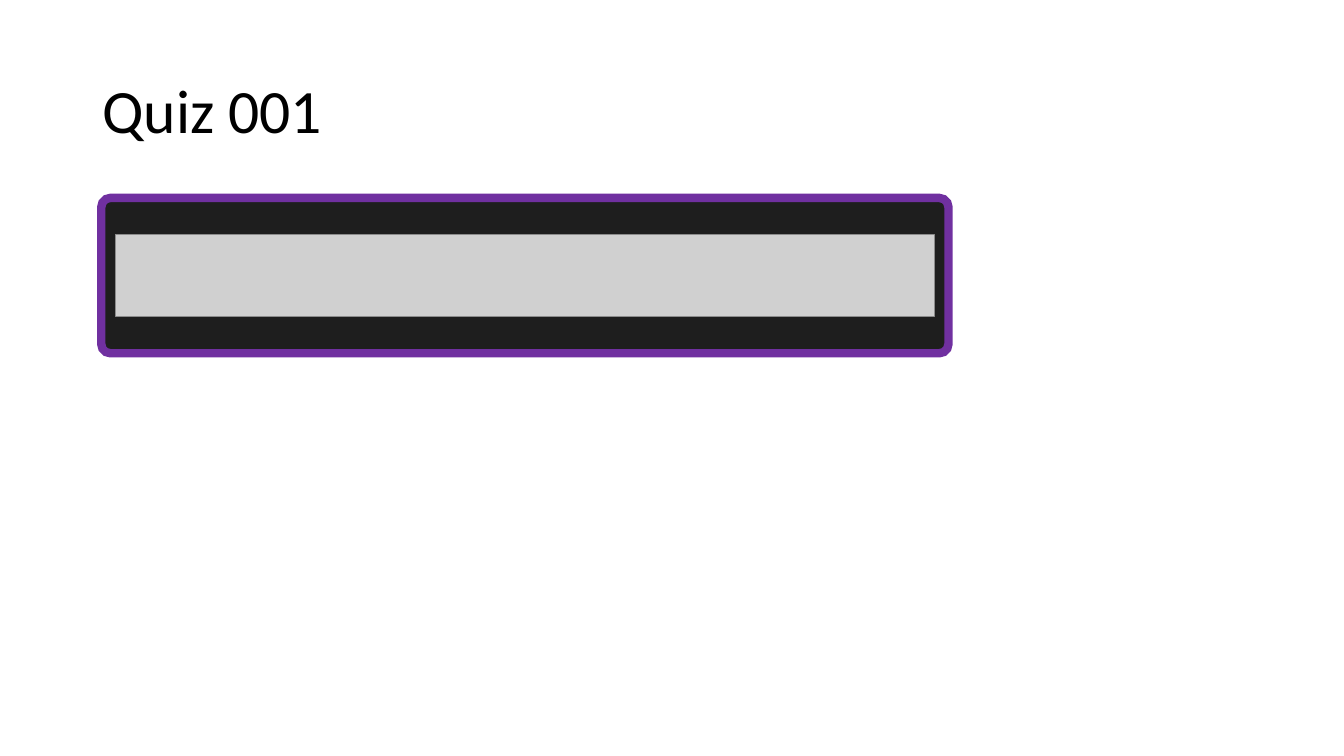
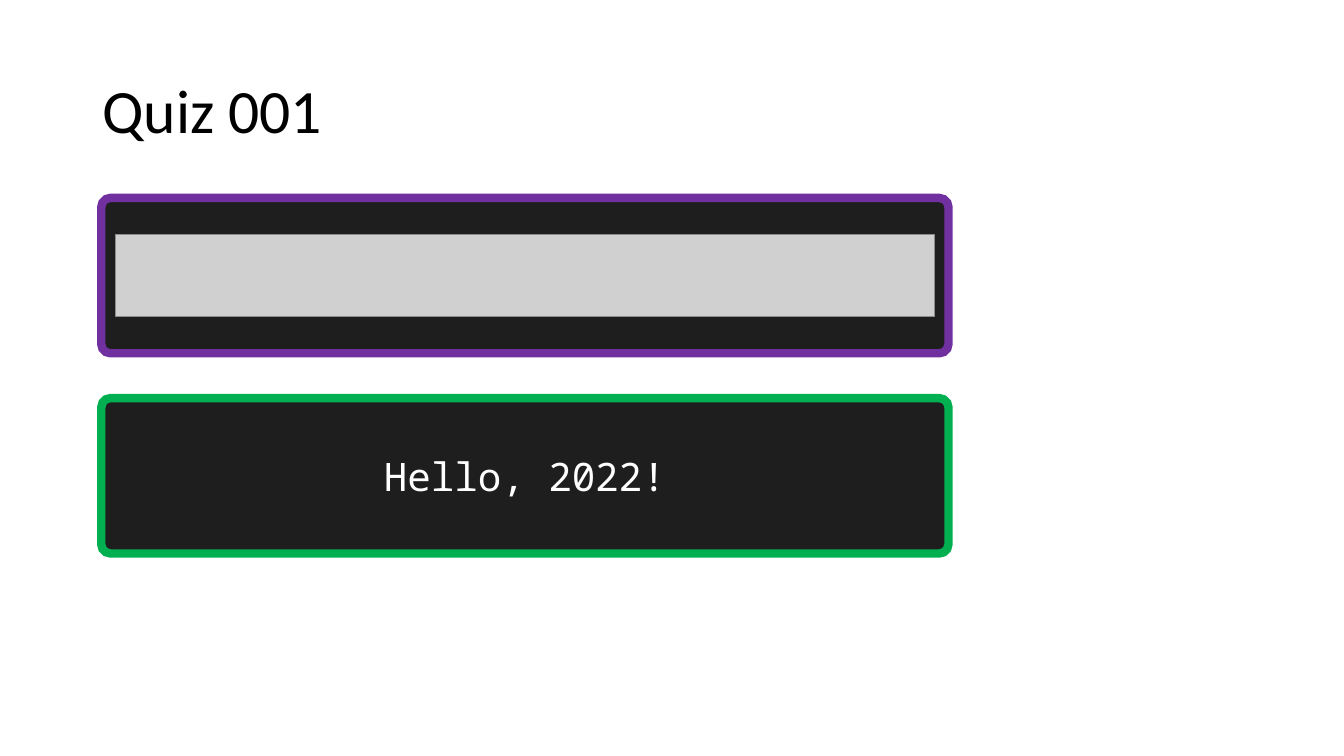
Before and after one commit to fuadyhidayat/Quiz, a slide deck: slide 2 of Quiz.pptx. Drawn at 1344x756 pixels with LibreOffice and Linux fonts; fonts in the diff are those of the drawing; grey boxes stand for pictures. Boxes give left, top, right and bottom in pixels: in the first picture for what was removed or moved away, otherwise in the second. Text is boxed around its words. In the diff, an @@ line names an element or a change of style, - is before the commit and + after.

```diff
--- a/Quiz.pptx
+++ b/Quiz.pptx
@@ rounded rectangle added at (102, 398, 949, 554), fill #1E1E1E, outline #00B050 6 pt, 28 pt, text #FFFFFF @@
+Hello, 2022!
```
Also in this commit, not shown: 1 other file.
